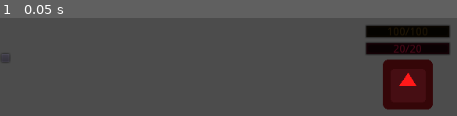
Above: before the commit, frame 1.
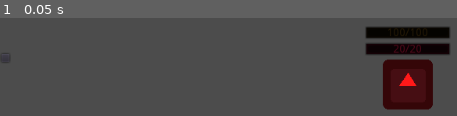
Above: after the commit, the same moment.

Repository: TRushton95/Shard
Game: Godot game, scene res://Gameplay/Maps/Map.tscn
Two runs of this game, one before a commit and one after it. Both use one fixed random seed, a clock stepped at 60 frames per second and the inputs below. This scene is started directly instead of the project's main scene. The engine's default icon, where the game draws it, is replaced by a stand-in: a white triangle on a blue panel in a dark square.
Inputs:
- Up to frame 1 (0.05 s): no input

The runs differ from the first frame. In frame 1, 0.9% of the frame differs, in the area x 80-99%, y 7-27%.

Commit message:
Add name labels

Diff:
--- a/Src/Gameplay/Entities/Unit/Unit.gd
+++ b/Src/Gameplay/Entities/Unit/Unit.gd
@@ -227,6 +227,11 @@
 	status_effect.queue_free()
 
 
+func set_name(name: String) -> void:
+	self.name = name
+	$UnitProfile/VBoxContainer/NameLabel.text = name
+
+
 func _move_along_path(delta: float) -> void:
 	var distance_to_walk = delta * speed
 
--- a/Src/Gameplay/Entities/Unit/Unit.tscn
+++ b/Src/Gameplay/Entities/Unit/Unit.tscn
@@ -44,7 +44,7 @@
 
 [node name="UnitProfile" type="MarginContainer" parent="."]
 margin_left = -55.0
-margin_top = -77.0
+margin_top = -93.0
 margin_right = 55.0
 margin_bottom = -37.0
 __meta__ = {
@@ -54,25 +54,31 @@
 
 [node name="VBoxContainer" type="VBoxContainer" parent="UnitProfile"]
 margin_right = 110.0
-margin_bottom = 40.0
+margin_bottom = 56.0
 size_flags_horizontal = 3
 size_flags_vertical = 3
 __meta__ = {
 "_edit_use_anchors_": false
 }
 
+[node name="NameLabel" type="Label" parent="UnitProfile/VBoxContainer"]
+margin_right = 110.0
+margin_bottom = 14.0
+align = 1
+
 [node name="HealthBar" parent="UnitProfile/VBoxContainer" instance=ExtResource( 7 )]
 modulate = Color( 0.145098, 1, 0.239216, 1 )
+margin_top = 18.0
 margin_right = 110.0
-margin_bottom = 18.0
+margin_bottom = 35.0
 size_flags_horizontal = 3
 size_flags_vertical = 3
 
 [node name="ManaBar" parent="UnitProfile/VBoxContainer" instance=ExtResource( 7 )]
 modulate = Color( 0.313726, 0.356863, 1, 1 )
-margin_top = 22.0
+margin_top = 39.0
 margin_right = 110.0
-margin_bottom = 40.0
+margin_bottom = 56.0
 size_flags_horizontal = 3
 size_flags_vertical = 3
 [connection signal="input_event" from="Clickbox" to="." method="_on_Clickbox_input_event"]
--- a/Src/Gameplay/Maps/Map.gd
+++ b/Src/Gameplay/Maps/Map.gd
@@ -147,6 +147,7 @@
 	self.player_name = player_name
 
 	#TEST ENEMY
+	$Enemy.set_name($Enemy.name) # set name label
 	$Enemy.connect("left_clicked", self, "_on_unit_left_clicked", [$Enemy])
 	$Enemy.connect("damage_received", self, "_on_unit_damage_received", [$Enemy])
 	$Enemy.connect("healing_received", self, "_on_unit_healing_received", [$Enemy])
@@ -159,7 +160,7 @@
 	var spawn_index = 0
 	for player in player_list:
 		var unit = unit_scene.instance()
-		unit.name = player
+		unit.set_name(player)
 		unit.position = $PlayerSpawnPoints.get_node(str(spawn_index)).position
 		add_child(unit)
 		unit.connect("left_clicked", self, "_on_unit_left_clicked", [unit])
